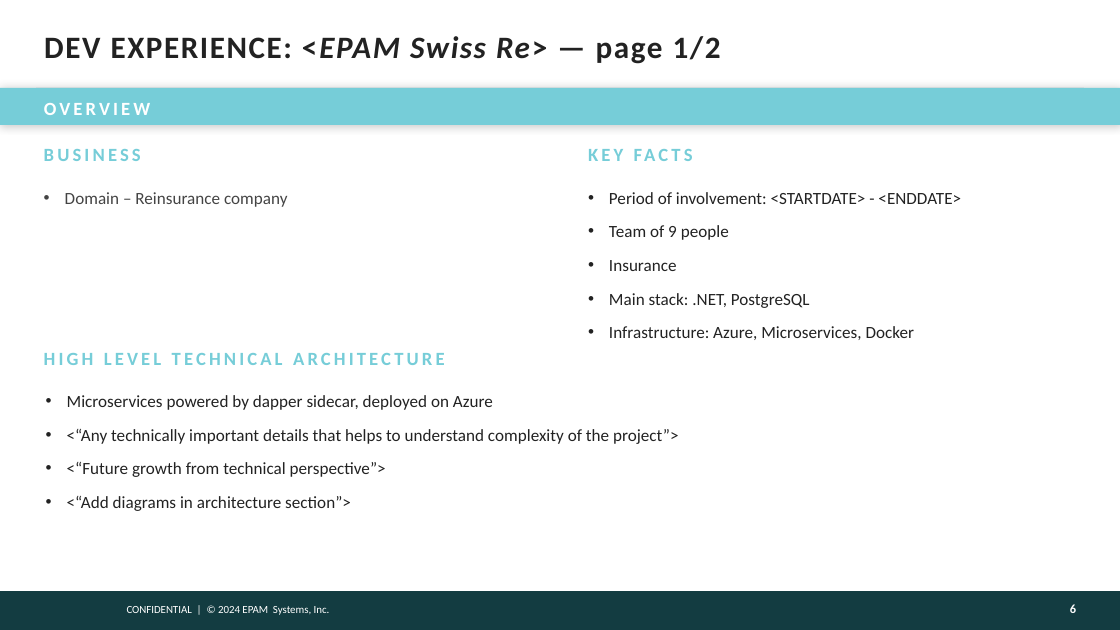
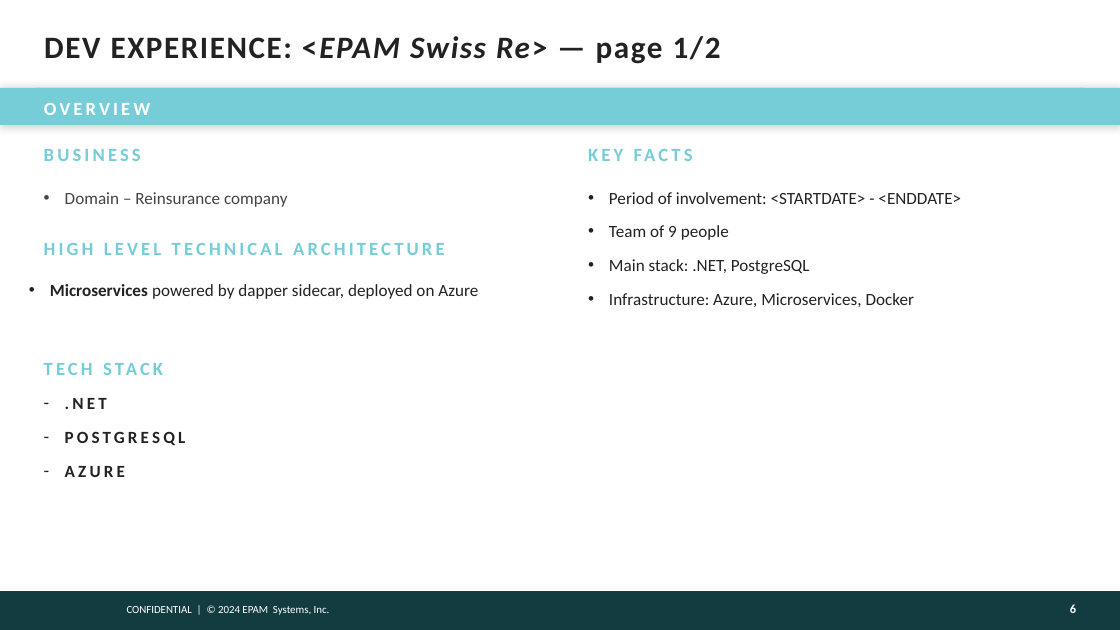
Before and after one commit to victoravt/Papers, a slide deck: slide 6 of Assessment Epam A2-A3/presentation-template.pptx. Drawn at 1120x630 pixels with LibreOffice and Linux fonts; fonts in the diff are those of the drawing; background and template pictures are left out. Boxes give left, top, right and bottom in pixels: in the first picture for what was removed or moved away, otherwise in the second. Text is boxed around its words. In the diff, an @@ line names an element or a change of style, - is before the commit and + after.

```diff
--- a/Assessment Epam A2-A3/presentation-template.pptx
+++ b/Assessment Epam A2-A3/presentation-template.pptx
@@ text "HIGH LEVEL TECHNICAL ARCHITECTURE": place and size @@
-text "HIGH LEVEL TECHNICAL ARCHITECTURE" at (44, 353, 445, 365)
+text "HIGH LEVEL TECHNICAL ARCHITECTURE" at (44, 243, 445, 255)
@@ text at (609, 260, 677, 271): paragraph removed @@
-• Insurance
@@ text "Microservices powered by dapper sidecar, ...": place and size @@
-text "Microservices powered by dapper sidecar, ..." at (67, 395, 679, 511)
+text "Microservices powered by dapper sidecar, ..." at (50, 284, 478, 299)
@@ text "Microservices powered by dapper sidecar, ..." at (50, 284, 478, 299): bold on in "Microservices" @@
@@ text added at (65, 398, 186, 477), 11 pt, text #222222, bold @@
+TECH STACK
+– .NET
+– POSTGRESQL
+– AZURE
@@ text at (67, 429, 679, 511): paragraphs removed @@
-• <“Any technically important details that helps to understand complexity of the project”>
-• <“Future growth from technical perspective”>
-• <“Add diagrams in architecture section”>
```
Also in this commit, not shown: 11 other slides changed, 1 slide added, 3 slides removed, 2 other files.
